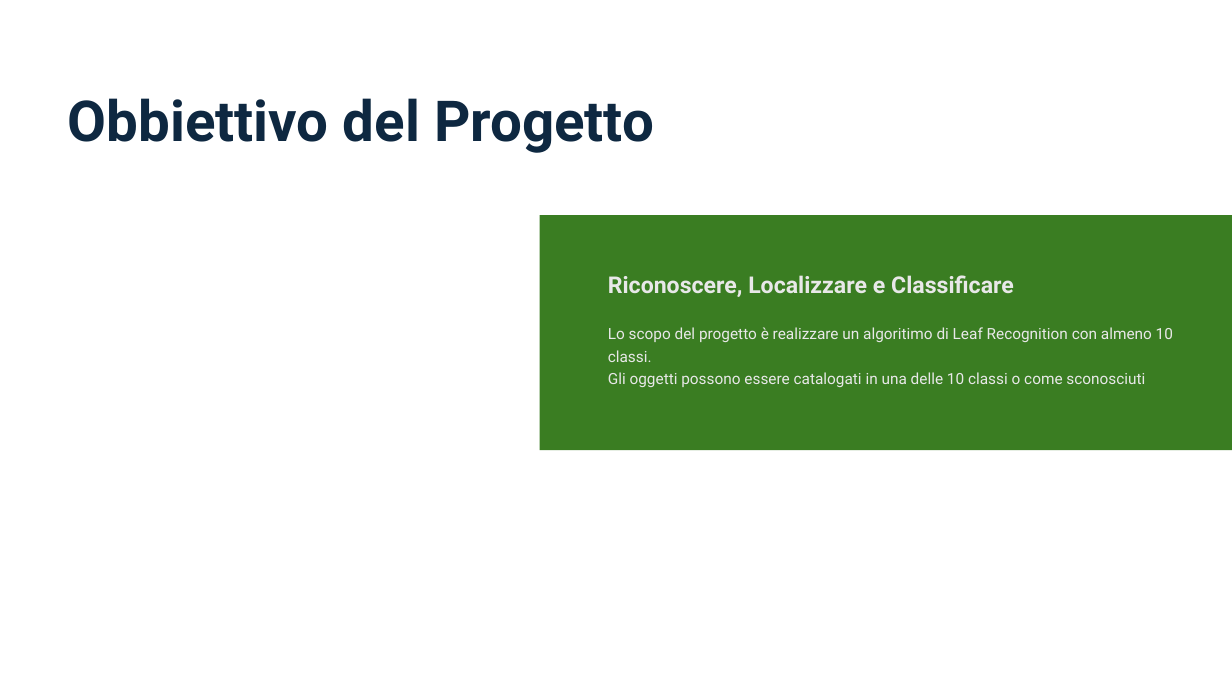
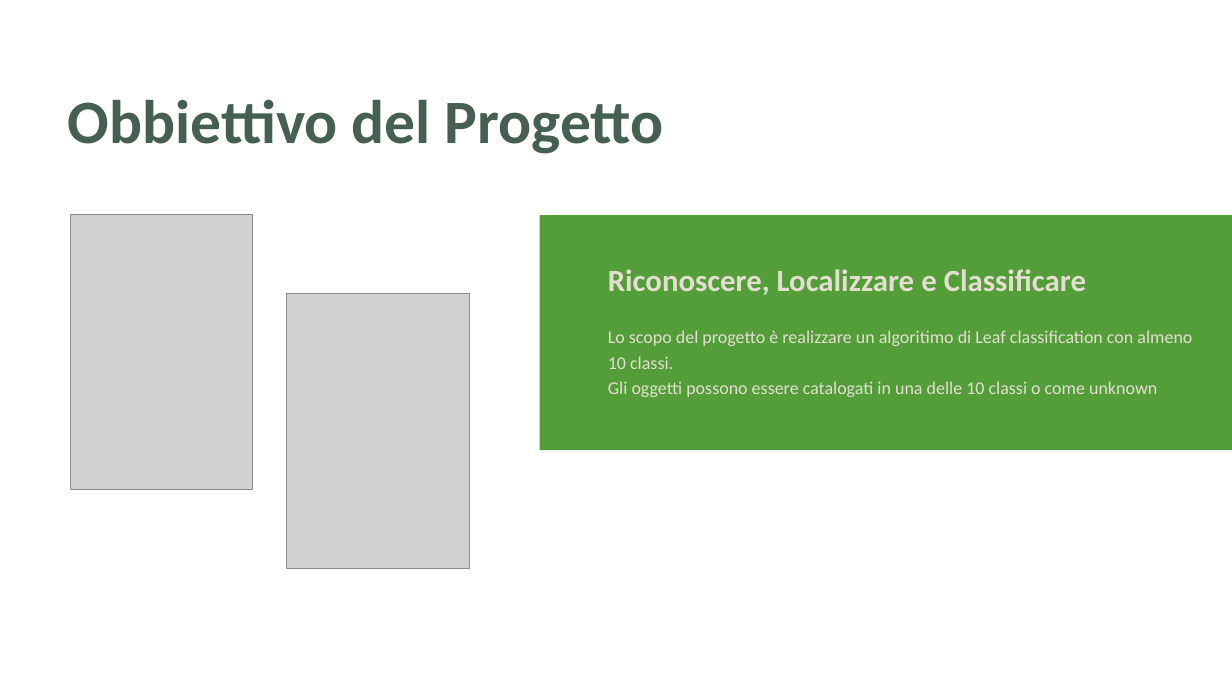
Before and after one commit to aleeteo/leaf_ID, a slide deck: slide 3 of presentazione/ProjectLeafWIP.pptx. Drawn at 1232x693 pixels with LibreOffice and Linux fonts; fonts in the diff are those of the drawing; grey boxes stand for pictures. Boxes give left, top, right and bottom in pixels: in the first picture for what was removed or moved away, otherwise in the second. Text is boxed around its words. In the diff, an @@ line names an element or a change of style, - is before the commit and + after.

```diff
--- a/presentazione/ProjectLeafWIP.pptx
+++ b/presentazione/ProjectLeafWIP.pptx
@@ title "Obbiettivo del Progetto" at (68,99,664,154): size 44 to 48 pt, font Roboto to Calibri, text colour #0E2841 to #455F51 @@
@@ picture added at (70,214,253,490) @@
@@ rectangle at (540,215,1232,450): fill #3B7D23 to #549E39 @@
@@ text "Riconoscere, Localizzare e Classificare" at (608,269,1086,295): size 18 to 24 pt, font Roboto to Calibri, text colour #E8E8E8 to #E3DED1 @@
@@ picture added at (287,294,470,569) @@
@@ text at (608,330,1192,397): text changed; size 12 to 14 pt; font Roboto to Calibri; text colour #E8E8E8 to #E3DED1 @@
-Lo scopo del progetto è realizzare un algoritimo di Leaf Recognition con almeno 10 classi.
-Gli oggetti possono essere catalogati in una delle 10 classi o come sconosciuti
+Lo scopo del progetto è realizzare un algoritimo di Leaf classification con almeno 10 classi.
+Gli oggetti possono essere catalogati in una delle 10 classi o come unknown
```
Also in this commit, not shown: 28 other slides changed, 10 slides added, 4 slides removed.
